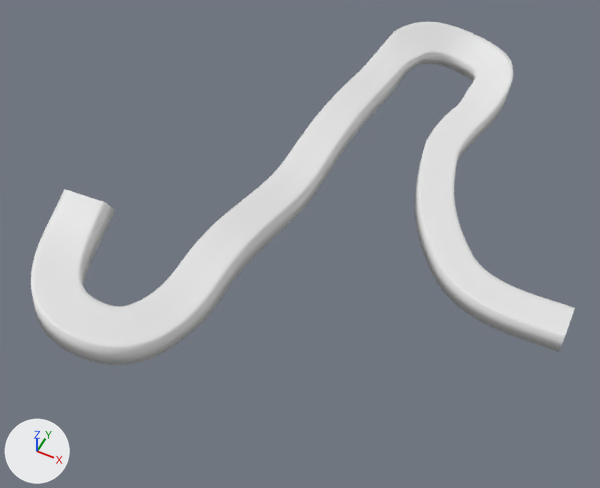
The Blender file Assets/Objects/Ramps/NewLevelIdeas_Clifside.blend: old version first, new version second.
Camera for both pictures: a 50 mm camera at (4.22, -8.47, 11.57) aimed at (0.04, -0.1, 1.1). The axes (+X, +Y, +Z) are drawn at lower left. The lights are the same throughout. Materials are left out; every surface is plain grey.

Script lines for the objects in view, before the commit:
```python
me_cubeziercurve = bpy.data.meshes.new('CUBezierCurve')
me_cubeziercurve.from_pydata(...)  # 4065 vertices, 4050 faces; spans x -1.0..6.27, y -6.36..4.82, z -0.21..2.77
me_cubeziercurve.polygons.foreach_set('use_smooth', [True] * 4050)
ob_beziercurve = bpy.data.objects.new('BezierCurve', me_cubeziercurve)
ob_beziercurve.location = (3.54, 0.66, 0.34)
ob_beziercurve.rotation_euler = (0.0, 0.0, 3.142)  # degrees (0, 0, 180)
```
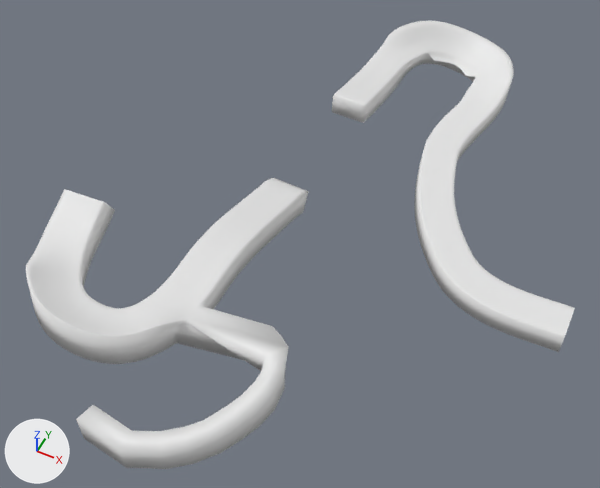
Patch to the scene script:
```diff
--- a/Assets/Objects/Ramps/NewLevelIdeas_Clifside.blend.py
+++ b/Assets/Objects/Ramps/NewLevelIdeas_Clifside.blend.py
@@ me_cubeziercurve @@
 # used by ob_beziercurve; location = (3.54, 0.66, 0.34); rotation_euler = (0.0, 0.0, 3.142), in degrees (0, 0, 180)
-me_cubeziercurve.from_pydata(...)  # 4065 vertices, 4050 faces; spans x -1.0..6.27, y -6.36..4.82, z -0.21..2.77
+me_cubeziercurve.from_pydata(...)  # 3667 vertices, 3638 faces; spans x -1.0..6.27, y -6.36..5.7, z -0.21..2.77
+# me_cubeziercurve part 1: 599 vertices moved from x 1.62..4.42, y -6.36..-3.91, z 0.17..1.09 to x 1.62..4.42, y -6.36..-3.91, z 0.18..1.13; 16 vertices removed from x 2.39..3.5, y -5.64..-5.19, z 0.57..0.79; 48 vertices added at x 2.39..3.5, y -5.64..-5.15, z 0.58..0.79
+# me_cubeziercurve part 2: 348 vertices moved from x 3.75..6.06, y 3.41..4.64, z 1.7..2.51 to x 2.38..6.06, y 3.41..4.64, z 1.68..2.74; 196 vertices removed from x 3.7..5.5, y 3.62..4.82, z 1.7..2.43; 246 vertices added at x 2.14..5.5, y 3.31..5.7, z 1.4..2.69
+# me_cubeziercurve part 3: 122 vertices moved from x 3.67..4.4, y -2.88..0.6, z 0.82..1.55 to x 3.67..4.4, y -2.88..0.61, z 0.83..1.55; 510 vertices removed from x 3.67..4.4, y -2.42..0.17, z 0.91..1.49; 30 vertices added at x 3.67..4.4, y -2.43..0.27, z 0.93..1.38
```

Changed parts and their boxes [x1, y1, x2, y2] in the pictures (600 x 488 px; the box of a moved part takes in the faces that stretch with it):
'BezierCurve', reshaped (31% taller)
    before: [31, 22, 575, 365]
    after: [26, 21, 575, 469]
part 1 of me_cubeziercurve, moved or reshaped
    before: [381, 22, 513, 123]
    after: [381, 21, 514, 123]
part 2 of me_cubeziercurve, moved or reshaped
    before: [31, 242, 197, 365]
    after: [26, 242, 289, 469]
part 3 of me_cubeziercurve, cut back
    before: [263, 85, 376, 221]
    after: [263, 85, 376, 222]
